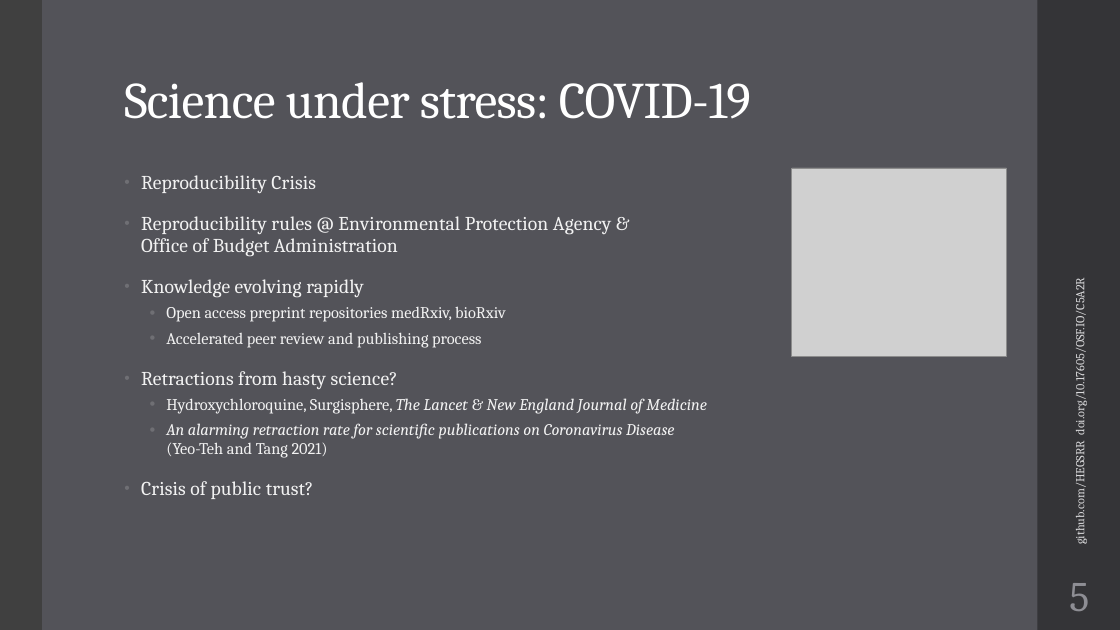
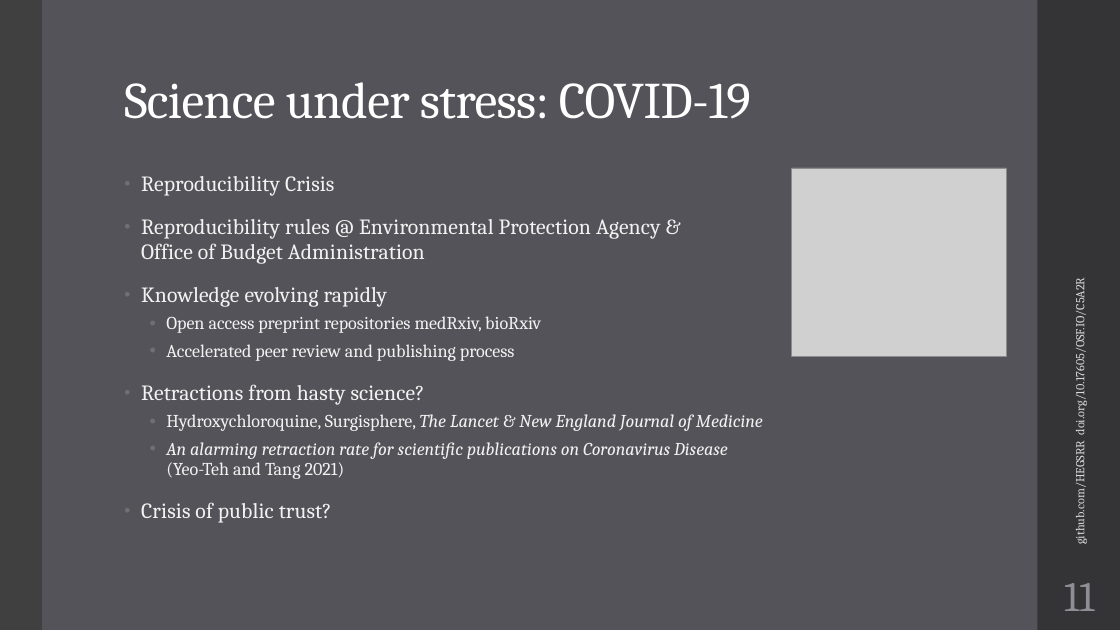
Before and after one commit to HEGSRR/UCGIS-Workshop, a slide deck: slide 11 of 01_Introduction.pptx (slide 5 before the commit). Drawn at 1120x630 pixels with LibreOffice and Linux fonts; fonts in the diff are those of the drawing; grey boxes stand for pictures. Boxes give left, top, right and bottom in pixels: in the first picture for what was removed or moved away, otherwise in the second. Text is boxed around its words. In the diff, an @@ line names an element or a change of style, - is before the commit and + after.

```diff
--- a/01_Introduction.pptx
+++ b/01_Introduction.pptx
@@ text "Reproducibility Crisis" at <box>141,176,763,523</box>: size 16.8 to 18.6 pt in "Reproducibility Crisis", "Reproducibility rules @ Environmental Protection Agency & ...", "Knowledge evolving rapidly", "Retractions from hasty science?" and 1 more places; size 14 to 15.5 pt in "Open access preprint repositories medRxiv, bioRxiv", "Accelerated peer review and publishing process", "Hydroxychloroquine, Surgisphere, The Lancet & New England ...", "An alarming retraction rate for scientific publications ..." @@
@@ page number at <box>1064,583,1094,611</box>: text changed @@
-5
+11
```
Also in this commit, not shown: 7 other slides changed, 11 slides added, 1 other file.
